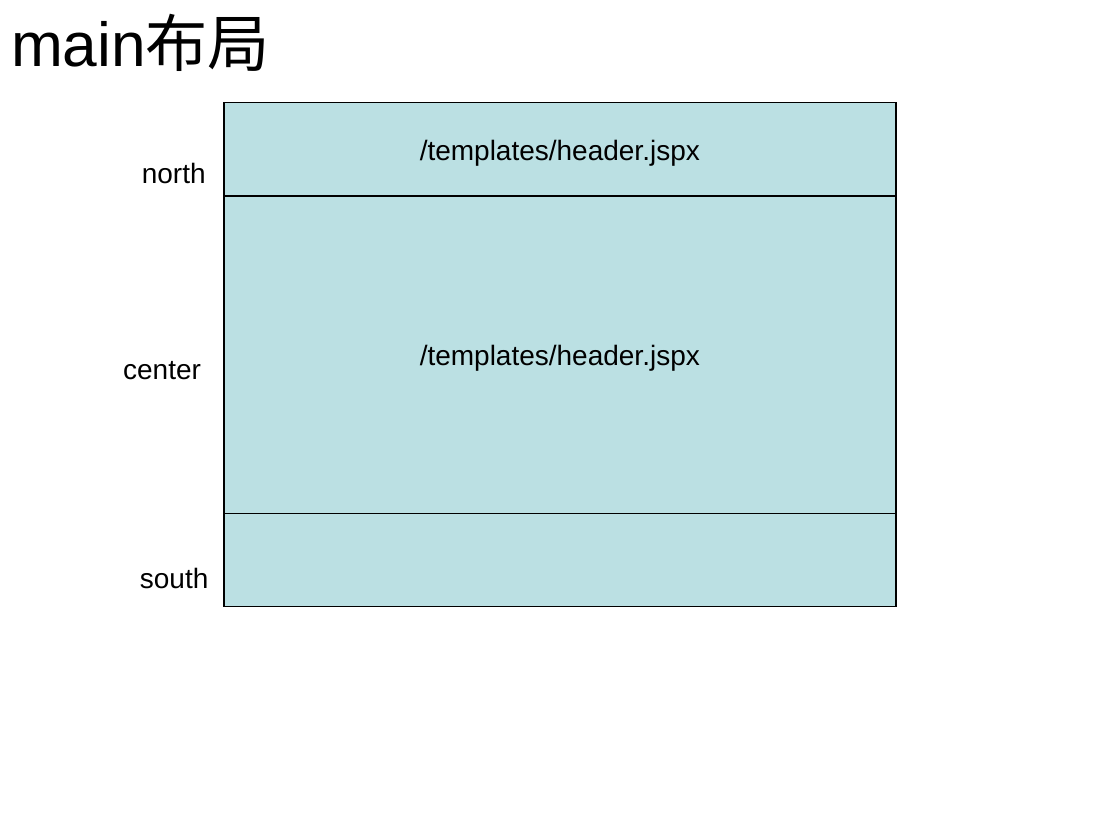
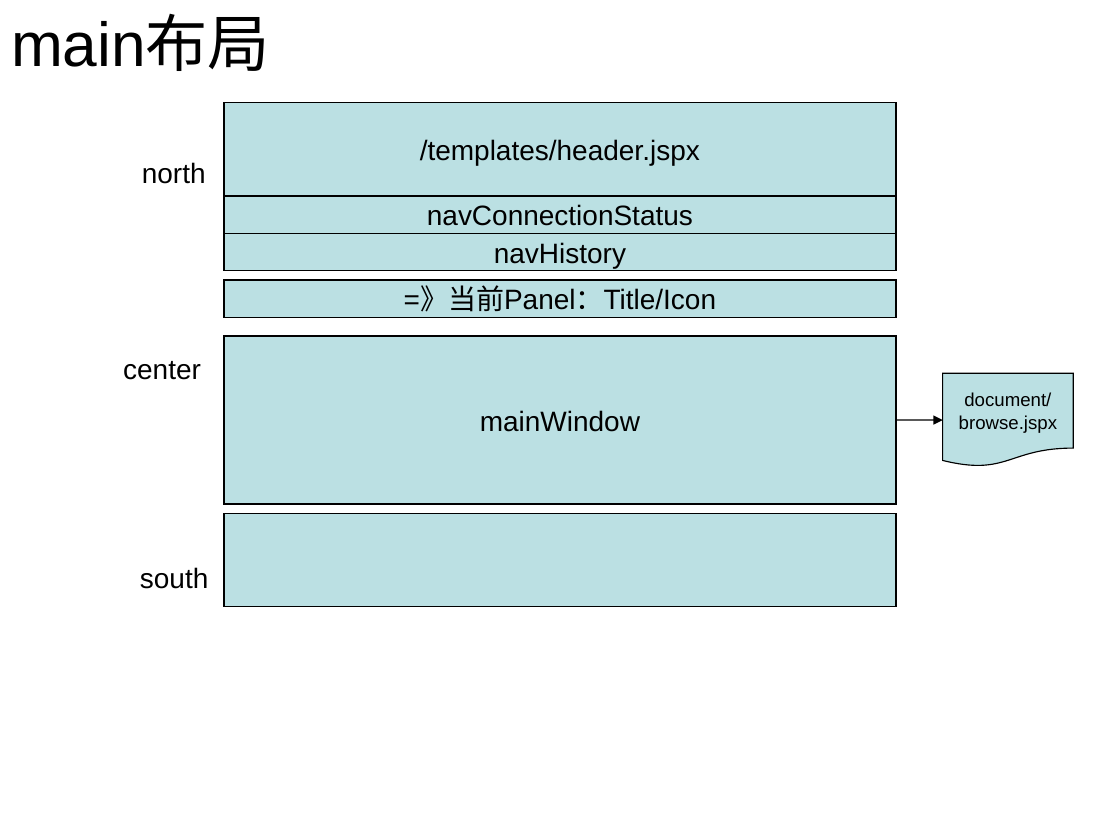
Before and after one commit to myedlt/mycontineo, a slide deck: slide 2 of docu/Contineo Arch.ppt (slide 1 before the commit). Drawn at 1120x840 pixels with LibreOffice and Linux fonts; fonts in the diff are those of the drawing. Boxes give left, top, right and bottom in pixels: in the first picture for what was removed or moved away, otherwise in the second. Text is boxed around its words. In the diff, an @@ line names an element or a change of style, - is before the commit and + after.

Commit message:
增加：主页面布局图

```diff
--- a/docu/Contineo Arch.ppt
+++ b/docu/Contineo Arch.ppt
@@ rectangle removed at (224, 196, 896, 513) @@
-/templates/header.jspx
@@ rectangle added at (224, 196, 896, 233), fill #BBE0E3, outline #000000 0.74 pt, 18 pt, text #000000 @@
+navConnectionStatus
@@ rectangle added at (224, 233, 896, 270), fill #BBE0E3, outline #000000 0.74 pt, 18 pt, text #000000 @@
+navHistory
@@ rectangle added at (224, 280, 896, 317), fill #BBE0E3, outline #000000 0.74 pt, 18 pt, text #000000 @@
+=》当前Panel：Title/Icon
@@ rectangle added at (224, 336, 896, 504), fill #BBE0E3, outline #000000 0.74 pt, 18 pt, text #000000 @@
+mainWindow
@@ flow chart document added at (943, 373, 1074, 466), fill #BBE0E3, outline #000000 0.74 pt, 12 pt, text #000000 @@
+document/
+browse.jspx
@@ arrow added from (896, 420) to (943, 420), #000000 0.74 pt @@
```
Also in this commit, not shown: 1 other slide changed, 1 slide added.
